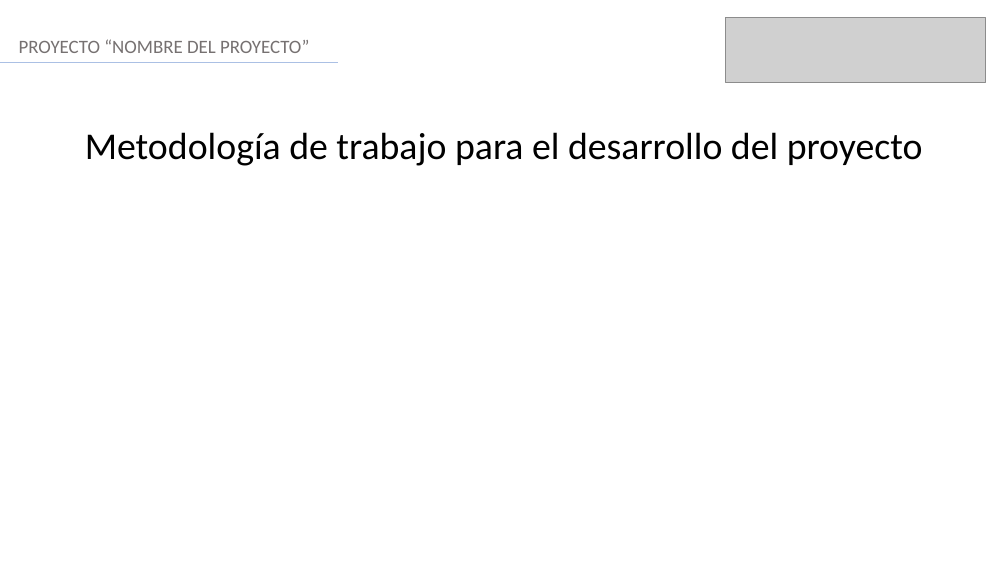
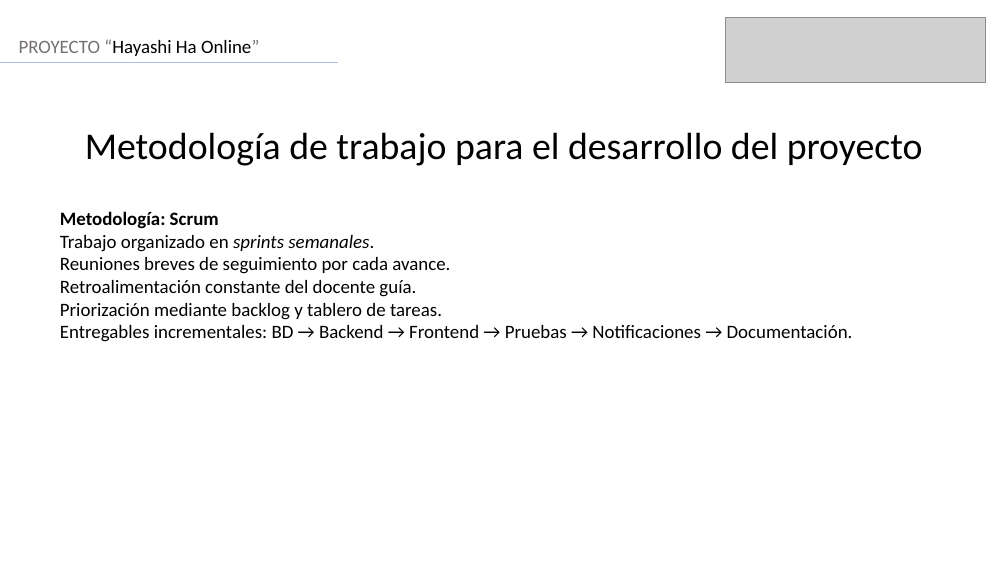
Before and after one commit to Ceidima/2025_PO_Capstone_708D_Grupo_6, a slide deck: slide 6 of Fase 3/Evidencias Proyecto/Formato Presentación final.pptx. Drawn at 1008x567 pixels with LibreOffice and Linux fonts; fonts in the diff are those of the drawing; grey boxes stand for pictures. Boxes give left, top, right and bottom in pixels: in the first picture for what was removed or moved away, otherwise in the second. Text is boxed around its words. In the diff, an @@ line names an element or a change of style, - is before the commit and + after.

```diff
--- a/Fase 3/Evidencias Proyecto/Formato Presentación final.pptx
+++ b/Fase 3/Evidencias Proyecto/Formato Presentación final.pptx
@@ text at box(19, 39, 259, 56): text changed; text colour #767171 to #000000 @@
-PROYECTO “NOMBRE DEL PROYECTO”
+PROYECTO “Hayashi Ha Online”
@@ text added at box(60, 211, 853, 342), 18 pt, text #000000 @@
+Metodología: Scrum
+Trabajo organizado en sprints semanales.
+Reuniones breves de seguimiento por cada avance.
+Retroalimentación constante del docente guía.
+Priorización mediante backlog y tablero de tareas.
+Entregables incrementales: BD → Backend → Frontend → Pruebas → Notificaciones → Documentación.
```
Also in this commit, not shown: 11 other slides changed, 1 slide added, 1 slide removed, 2 other files.
